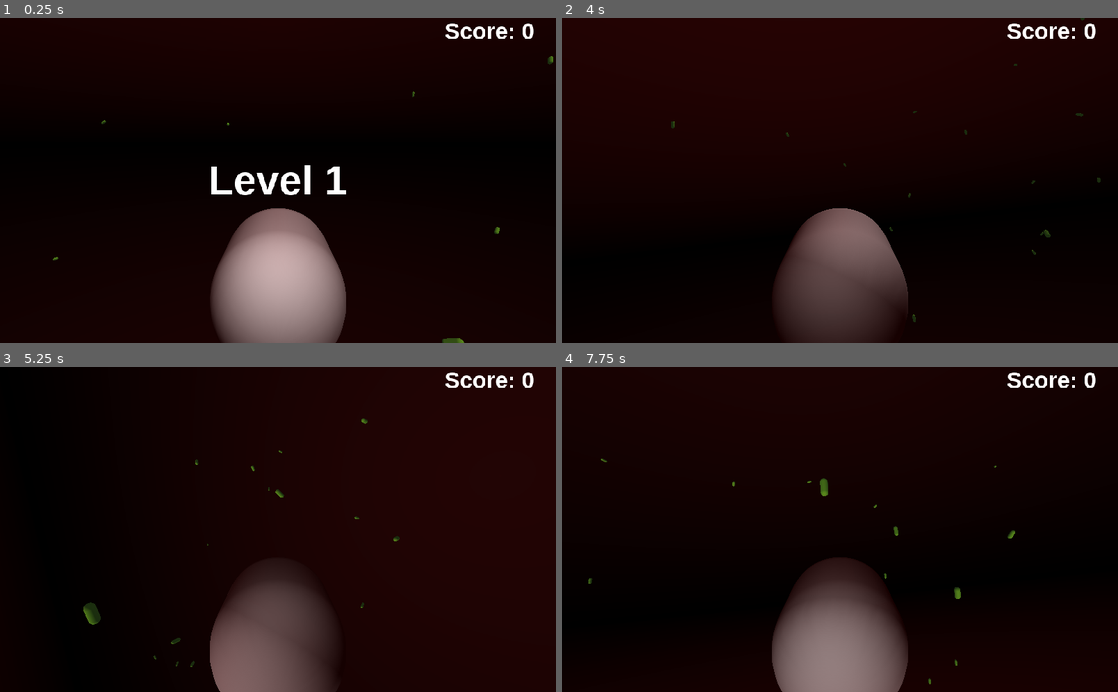
Above: before the commit, frames 1-4 (two rows, left to right).
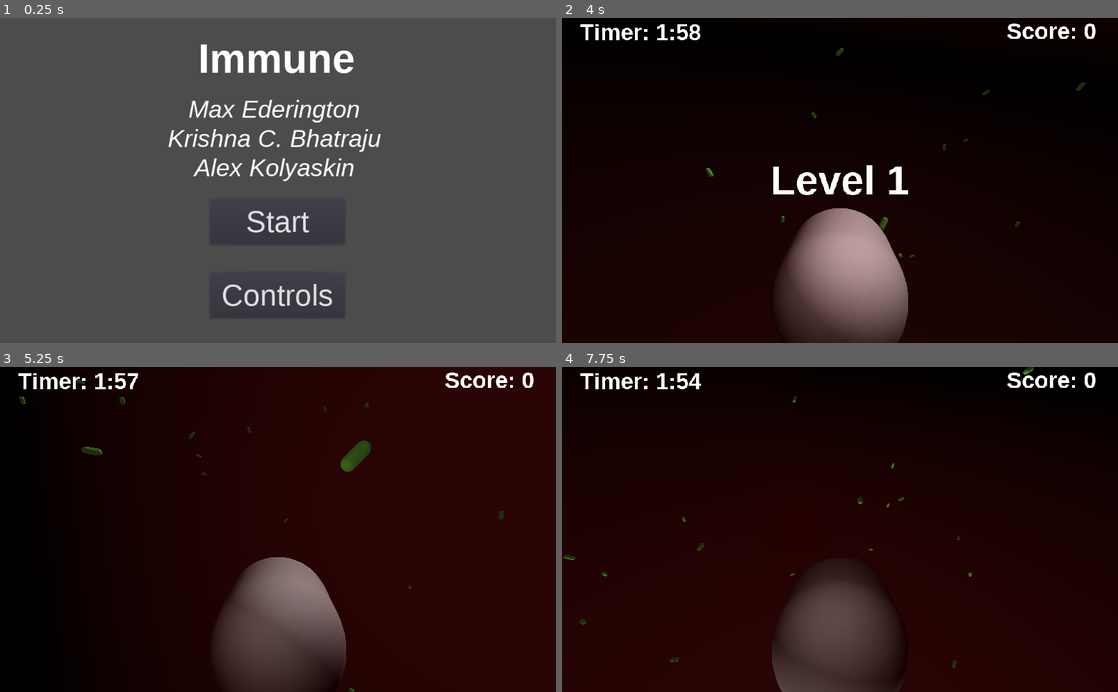
Above: after the commit, the same moments.

Repository: Denendaden/immune-game
Game: Godot game, scene res://Scenes/MainMenu.tscn
Two runs of this game, one before a commit and one after it. Both use one fixed random seed, a clock stepped at 60 frames per second and the inputs below. Before the commit the project starts from res://Arena.tscn.
Inputs (mouse positions are in pixels of both pictures, inside the frame that each line leads up to):
- Up to frame 1 (0.25 s): no input
- Up to frame 2 (4 s): click (840, 294) at 0.5 s, where only the run after the commit has a clickable "Controls"; click (834, 297) at 1.25 s, where only the run after the commit has a clickable "Back"; click (840, 222) at 2 s, where only the run after the commit has a clickable "Start"; hold Right (move_right) 2.78-3.53 s; hold Space (toggle_movement) 2.78-3.53 s; hold Down (move_down) from 3.53 s (still down); tap Space (toggle_movement) at 3.6 s
- Up to frame 3 (5.25 s): release Down (move_down) at 4.28 s; hold Right (move_right) 4.28-5.03 s; hold Space (toggle_movement) 4.28-5.03 s; hold Up (move_up) from 5.03 s (still down); tap Space (toggle_movement) at 5.1 s
- Up to frame 4 (7.75 s): release Up (move_up) at 5.78 s; hold Space (toggle_movement) 5.78-6.53 s; hold Left (move_left) 5.78-7.28 s; tap Space (toggle_movement) at 6.6 s; hold Down (move_down) from 7.28 s (still down); hold Space (toggle_movement) from 7.28 s (still down)

The runs differ from the first frame. In frame 1, 99% of the frame differs, in the area x 0-100%, y 0-100%; in frame 2, 24%; in frame 3, 6.7%; in frame 4, 29%.

Commit message:
Game updates
- bacteria spawn closer to player on average
- added main menu and controls screen
- added timer between levels
- losing mechanic added (just goes back to main menu) [to test set timer to 10 seconds]
- spacebar toggling motion issue fixed

Diff:
--- a/Arena.gd
+++ b/Arena.gd
@@ -5,7 +5,7 @@
 
 var max_bacteria = 100
 var max_bacteria_distance = 50
-var bacteria_spawn_distance = 20
+var bacteria_spawn_distance = 15
 var start_bacteria = 30
 
 onready var timer = $Timer
--- /dev/null
+++ b/BackButton.gd
@@ -0,0 +1,18 @@
+extends Button
+
+
+# Declare member variables here. Examples:
+# var a = 2
+# var b = "text"
+
+
+# Called when the node enters the scene tree for the first time.
+func _ready():
+	connect("pressed", self, "_on_Button_pressed")
+
+func _on_Button_pressed():
+	get_tree().change_scene("res://Scenes/MainMenu.tscn")
+
+# Called every frame. 'delta' is the elapsed time since the previous frame.
+#func _process(delta):
+#	pass
--- /dev/null
+++ b/ControlsButton.gd
@@ -0,0 +1,18 @@
+extends Button
+
+
+# Declare member variables here. Examples:
+# var a = 2
+# var b = "text"
+
+
+# Called when the node enters the scene tree for the first time.
+func _ready():
+	connect("pressed", self, "_on_Button_pressed")
+
+func _on_Button_pressed():
+	get_tree().change_scene("res://Scenes/Controls.tscn")
+
+# Called every frame. 'delta' is the elapsed time since the previous frame.
+#func _process(delta):
+#	pass
--- a/Entities/Player/Controller.gd
+++ b/Entities/Player/Controller.gd
@@ -3,7 +3,7 @@
 
 var turn_force = 5   # Magnitude of force used to turn
 var move_force = 24  # Magnitude of force used to move forward
-var max_speed = 10  # Maximum speed allowed (past this no force will be applied to accelerate)
+var max_speed = 20  # Maximum speed allowed (past this no force will be applied to accelerate)
 
 var half_length = 1  # Half the length of the macrophage (used to find the tip to apply torque)
 
@@ -21,12 +21,11 @@
 	var dir_z = global_transform.basis.z
 
 	# Apply forces to the tip of the macrophage to turn based on user input.
-	if Input.is_action_pressed("toggle_movement"):
-		move = !move
+	if Input.is_action_just_pressed("toggle_movement"): move = !move
 	if Input.is_action_pressed("move_up"):
+		add_force(-dir_z * half_length, -dir_y * turn_force)
+	if Input.is_action_pressed("move_down"):
 		add_force(-dir_z * half_length, dir_y * turn_force)
-	if Input.is_action_pressed("move_down"):
-		add_force(-dir_z * half_length, -dir_y * turn_force)
 	if Input.is_action_pressed("move_right"):
 		add_force(-dir_z * half_length, -dir_x * turn_force)
 	if Input.is_action_pressed("move_left"):
--- /dev/null
+++ b/LevelTime.gd
@@ -0,0 +1,25 @@
+extends Label
+
+onready var timer = $Timer
+
+func _ready():
+	timer.connect("timeout", self, "_on_Timer_timeout")
+	timer.start()
+
+func get_time(value):
+	var rounded = int(round(value))
+	return [floor(rounded/60), rounded-floor(rounded/60)*60]
+
+func _on_Score_level_up():
+	timer.stop()
+	timer.start()
+
+func _process(_delta):
+	var times = get_time(timer.get_time_left())
+	if times[1] < 10:
+		times[1] = "0"+str(times[1])
+	text = str("Timer: ", times[0], ":", times[1])
+
+func _on_Timer_timeout():
+	timer.stop()
+	get_tree().change_scene("res://Scenes/MainMenu.tscn")
--- a/Arena.tscn
+++ b/Scenes/Arena.tscn
@@ -1,10 +1,11 @@
-[gd_scene load_steps=12 format=2]
+[gd_scene load_steps=13 format=2]
 
-[ext_resource path="res://Entities/Player/Macrophage.tscn" type="PackedScene" id=1]
+[ext_resource path="res://Arena.gd" type="Script" id=1]
 [ext_resource path="res://UI/Level.gd" type="Script" id=2]
-[ext_resource path="res://Arena.gd" type="Script" id=3]
-[ext_resource path="res://Fonts/LiberationSans-Bold.ttf" type="DynamicFontData" id=4]
-[ext_resource path="res://UI/Score.gd" type="Script" id=5]
+[ext_resource path="res://Fonts/LiberationSans-Bold.ttf" type="DynamicFontData" id=3]
+[ext_resource path="res://UI/Score.gd" type="Script" id=4]
+[ext_resource path="res://Entities/Player/Macrophage.tscn" type="PackedScene" id=5]
+[ext_resource path="res://LevelTime.gd" type="Script" id=6]
 
 [sub_resource type="ProceduralSky" id=1]
 sky_top_color = Color( 0.168627, 0.0196078, 0.0196078, 1 )
@@ -21,30 +22,30 @@
 
 [sub_resource type="DynamicFont" id=4]
 size = 42
-font_data = ExtResource( 4 )
+font_data = ExtResource( 3 )
 
 [sub_resource type="Theme" id=3]
 default_font = SubResource( 4 )
 
-[sub_resource type="DynamicFont" id=5]
+[sub_resource type="DynamicFont" id=7]
 size = 75
-font_data = ExtResource( 4 )
+font_data = ExtResource( 3 )
 
 [sub_resource type="Theme" id=6]
-default_font = SubResource( 5 )
+default_font = SubResource( 7 )
 
 [node name="Arena" type="Spatial"]
-script = ExtResource( 3 )
+script = ExtResource( 1 )
 
 [node name="WorldEnvironment" type="WorldEnvironment" parent="."]
 environment = SubResource( 2 )
 
-[node name="Player" parent="." instance=ExtResource( 1 )]
+[node name="Player" parent="." instance=ExtResource( 5 )]
 transform = Transform( 1, 0, 0, 0, 1, 0, 0, 0, 1, -0.052744, -0.342045, -0.0179791 )
 
 [node name="DirectionalLight" type="DirectionalLight" parent="."]
 transform = Transform( 0.955716, -0.173108, 0.237992, -0.0736497, 0.642274, 0.762928, -0.284926, -0.746671, 0.601082, 0, 4.87435, 6.39922 )
-light_energy = 0.413
+light_energy = 0.5
 
 [node name="Timer" type="Timer" parent="."]
 wait_time = 0.1
@@ -63,10 +64,25 @@
 margin_bottom = 48.0
 theme = SubResource( 3 )
 text = "Score: 0"
-script = ExtResource( 5 )
+script = ExtResource( 4 )
 __meta__ = {
 "_edit_use_anchors_": false
 }
+
+[node name="LevelTime" type="Label" parent="Control"]
+margin_left = 33.0
+margin_top = 2.0
+margin_right = 238.0
+margin_bottom = 50.0
+theme = SubResource( 3 )
+text = "Timer: 2:00"
+script = ExtResource( 6 )
+__meta__ = {
+"_edit_use_anchors_": false
+}
+
+[node name="Timer" type="Timer" parent="Control/LevelTime"]
+wait_time = 120.0
 
 [node name="LevelUp" type="Label" parent="Control"]
 anchor_left = 0.5
@@ -91,4 +107,5 @@
 [connection signal="point_gain" from="." to="Control/Score" method="_on_Arena_point_gain"]
 [connection signal="level_up" from="Control/Score" to="." method="_on_Score_level_up"]
 [connection signal="level_up" from="Control/Score" to="Control/LevelUp" method="_on_Score_level_up"]
+[connection signal="level_up" from="Control/Score" to="Control/LevelTime" method="_on_Score_level_up"]
 [connection signal="timeout" from="Control/LevelUp/Timer" to="Control/LevelUp" method="_on_Timer_timeout"]
--- /dev/null
+++ b/Scenes/Controls.tscn
@@ -0,0 +1,80 @@
+[gd_scene load_steps=10 format=2]
+
+[ext_resource path="res://Fonts/LiberationSans-Bold.ttf" type="DynamicFontData" id=1]
+[ext_resource path="res://Fonts/LiberationSans-Regular.ttf" type="DynamicFontData" id=2]
+[ext_resource path="res://BackButton.gd" type="Script" id=3]
+
+[sub_resource type="DynamicFont" id=5]
+size = 75
+font_data = ExtResource( 1 )
+
+[sub_resource type="Theme" id=6]
+default_font = SubResource( 5 )
+
+[sub_resource type="Theme" id=7]
+
+[sub_resource type="DynamicFont" id=8]
+size = 50
+font_data = ExtResource( 2 )
+
+[sub_resource type="DynamicFont" id=9]
+size = 55
+font_data = ExtResource( 2 )
+
+[sub_resource type="Theme" id=10]
+default_font = SubResource( 9 )
+
+[node name="Controls" type="Control"]
+anchor_right = 1.0
+anchor_bottom = 1.0
+__meta__ = {
+"_edit_use_anchors_": false
+}
+
+[node name="SectionTitle" type="Label" parent="."]
+anchor_left = 0.344
+anchor_top = 0.06
+anchor_right = 0.344
+anchor_bottom = 0.06
+margin_left = -0.255981
+margin_right = 308.744
+margin_bottom = 84.0
+theme = SubResource( 6 )
+text = "Controls"
+__meta__ = {
+"_edit_use_anchors_": false
+}
+
+[node name="Label" type="Label" parent="."]
+anchor_left = 0.096
+anchor_top = 0.343
+anchor_right = 0.096
+anchor_bottom = 0.343
+margin_left = -0.304001
+margin_top = 0.199982
+margin_right = 811.696
+margin_bottom = 278.2
+theme = SubResource( 7 )
+custom_fonts/font = SubResource( 8 )
+text = "Spacebar to Toggle Motion
+
+WASD or Arrow Keys for Rotation"
+align = 1
+__meta__ = {
+"_edit_use_anchors_": false
+}
+
+[node name="BackButton" type="Button" parent="."]
+anchor_left = 0.365
+anchor_top = 0.79
+anchor_right = 0.365
+anchor_bottom = 0.79
+margin_left = 0.23996
+margin_right = 248.24
+margin_bottom = 84.0
+theme = SubResource( 10 )
+text = "Back"
+script = ExtResource( 3 )
+__meta__ = {
+"_edit_use_anchors_": false
+}
--- /dev/null
+++ b/Scenes/MainMenu.tscn
@@ -0,0 +1,98 @@
+[gd_scene load_steps=11 format=2]
+
+[ext_resource path="res://Fonts/LiberationSans-Bold.ttf" type="DynamicFontData" id=1]
+[ext_resource path="res://Fonts/LiberationSans-Regular.ttf" type="DynamicFontData" id=2]
+[ext_resource path="res://StartButton.gd" type="Script" id=3]
+[ext_resource path="res://ControlsButton.gd" type="Script" id=4]
+[ext_resource path="res://Fonts/LiberationSans-Italic.ttf" type="DynamicFontData" id=5]
+
+[sub_resource type="DynamicFont" id=9]
+size = 75
+font_data = ExtResource( 1 )
+
+[sub_resource type="Theme" id=6]
+default_font = SubResource( 9 )
+
+[sub_resource type="DynamicFont" id=11]
+size = 45
+font_data = ExtResource( 5 )
+
+[sub_resource type="DynamicFont" id=10]
+size = 55
+font_data = ExtResource( 2 )
+
+[sub_resource type="Theme" id=8]
+default_font = SubResource( 10 )
+
+[node name="MainMenu" type="Control"]
+anchor_right = 1.0
+anchor_bottom = 1.0
+__meta__ = {
+"_edit_use_anchors_": false
+}
+
+[node name="GameTitle" type="Label" parent="."]
+anchor_left = 0.356
+anchor_top = 0.055
+anchor_right = 0.356
+anchor_bottom = 0.055
+margin_left = 0.456024
+margin_top = -3.8147e-06
+margin_right = 292.456
+margin_bottom = 84.0
+theme = SubResource( 6 )
+text = "Immune"
+__meta__ = {
+"_edit_use_anchors_": false
+}
+
+[node name="TeamLabel" type="Label" parent="."]
+anchor_left = 0.336
+anchor_top = 0.242
+anchor_right = 0.336
+anchor_bottom = 0.242
+margin_left = -35.064
+margin_top = -2.20001
+margin_right = 357.936
+margin_bottom = 156.8
+theme = SubResource( 6 )
+custom_fonts/font = SubResource( 11 )
+text = "Max Ederington
+Krishna C. Bhatraju
+Alex Kolyaskin"
+align = 1
+__meta__ = {
+"_edit_use_anchors_": false
+}
+
+[node name="StartButton" type="Button" parent="."]
+anchor_left = 0.378
+anchor_top = 0.557
+anchor_right = 0.378
+anchor_bottom = 0.557
+margin_left = -0.072052
+margin_top = -0.200012
+margin_right = 247.928
+margin_bottom = 83.8
+theme = SubResource( 8 )
+text = "Start"
+script = ExtResource( 3 )
+__meta__ = {
+"_edit_use_anchors_": false
+}
+
+[node name="ControlsButton" type="Button" parent="."]
+anchor_left = 0.378
+anchor_top = 0.783
+anchor_right = 0.378
+anchor_bottom = 0.783
+margin_left = -0.072052
+margin_top = 0.199982
+margin_right = 247.928
+margin_bottom = 84.2
+theme = SubResource( 8 )
+text = "Controls"
+script = ExtResource( 4 )
+__meta__ = {
+"_edit_use_anchors_": false
+}
--- /dev/null
+++ b/StartButton.gd
@@ -0,0 +1,18 @@
+extends Button
+
+
+# Declare member variables here. Examples:
+# var a = 2
+# var b = "text"
+
+
+# Called when the node enters the scene tree for the first time.
+func _ready():
+	connect("pressed", self, "_on_Button_pressed")
+
+func _on_Button_pressed():
+	get_tree().change_scene("res://Scenes/Arena.tscn")
+
+# Called every frame. 'delta' is the elapsed time since the previous frame.
+#func _process(delta):
+#	pass
--- a/project.godot
+++ b/project.godot
@@ -11,7 +11,7 @@
 [application]
 
 config/name="ImmuneGame"
-run/main_scene="res://Arena.tscn"
+run/main_scene="res://Scenes/MainMenu.tscn"
 config/icon="res://icon.png"
 
 [input]
